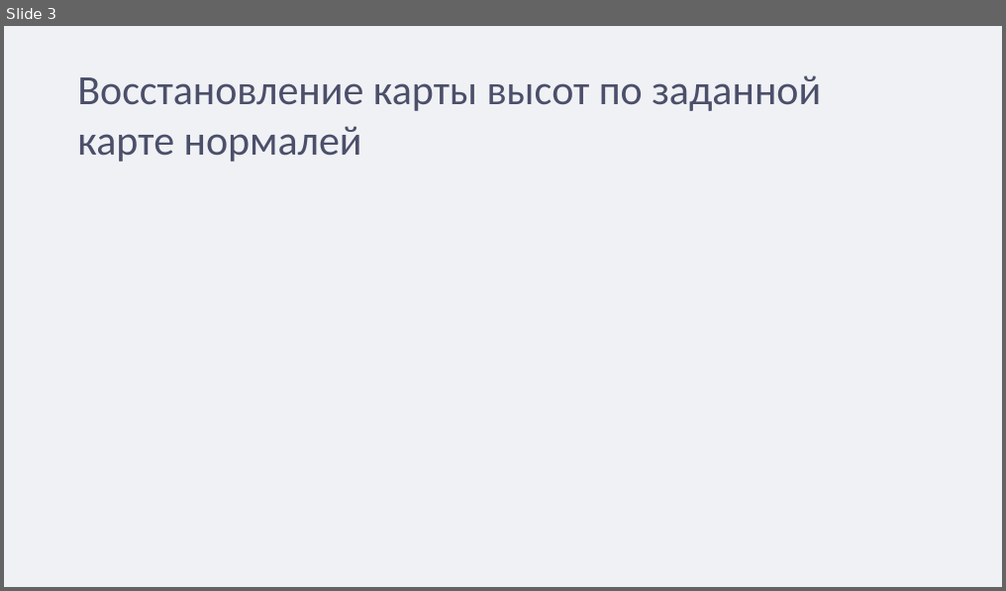
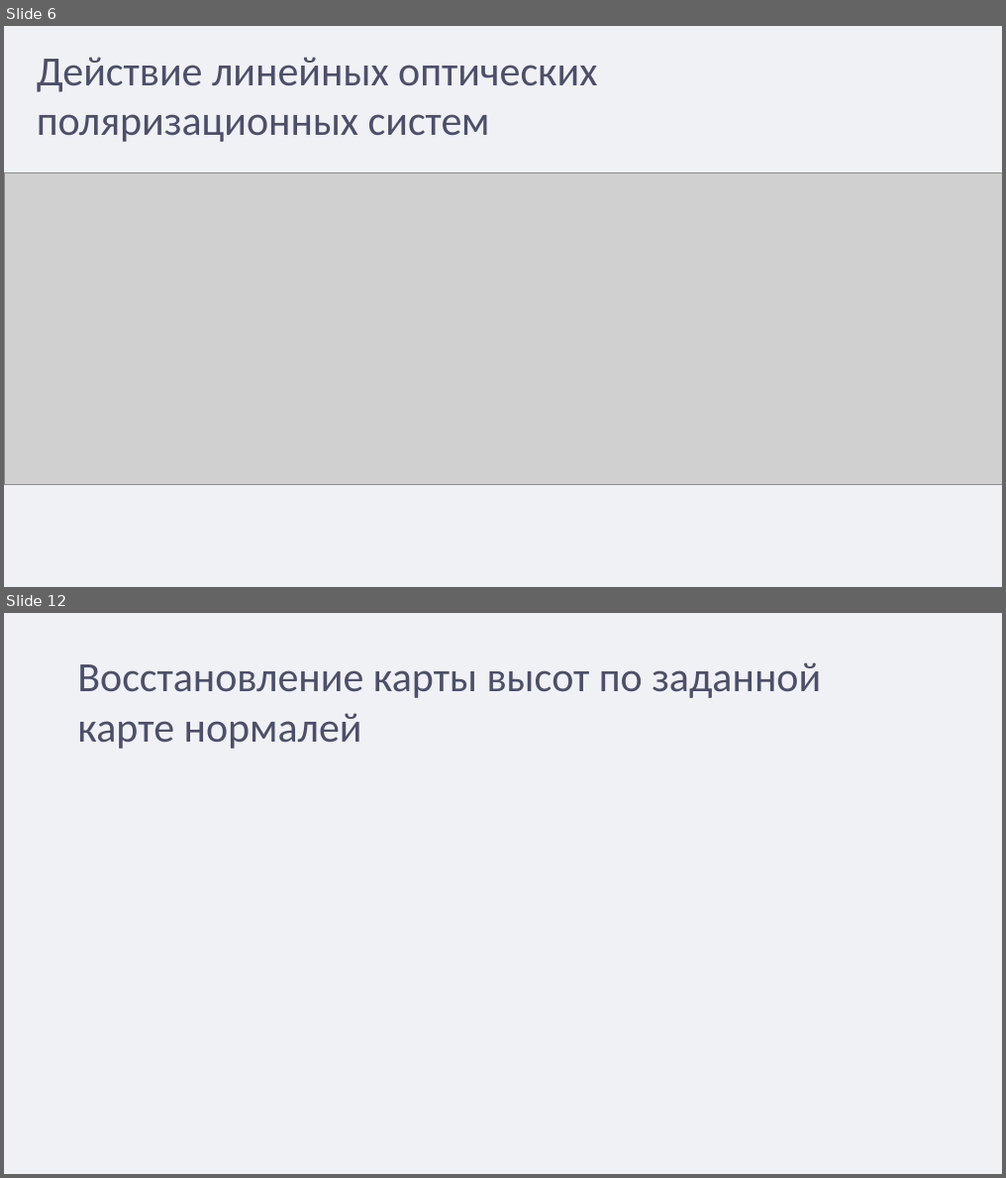
Before and after one commit to ShmakovVladimir/3d_polarization_scanner, a slide deck: presentation/презентация.odp. Shown one above the other, each under a label of ours: slide 3 before the commit, slides 6 and 12 after it; the slides between them are not shown. The pictures are 1006x591 and 1006x1178 pixels, drawn with LibreOffice and Linux fonts; fonts in the diff are those of the drawing; grey boxes stand for pictures. Boxes give left, top, right and bottom in pixels: in the first picture for what was removed or moved away, otherwise in the second. Text is boxed around its words. In the diff, an @@ line names an element or a change of style, - is before the commit and + after.

```diff
--- a/presentation/презентация.odp
+++ b/presentation/презентация.odp
@@ slide 6 added at (4,26,1002,587), background #EFF1F5 @@
@@ title added at (37,57,597,142), 40 pt, text #4C4F69 @@
+Действие линейных оптических поляризационных систем
@@ picture added at (4,174,1002,485) @@
@@ what was slide 3 is now slide 12 @@
```
Also in this commit, not shown: 1 slide changed, 9 other slides added, 1 slide removed, 6 other files.
